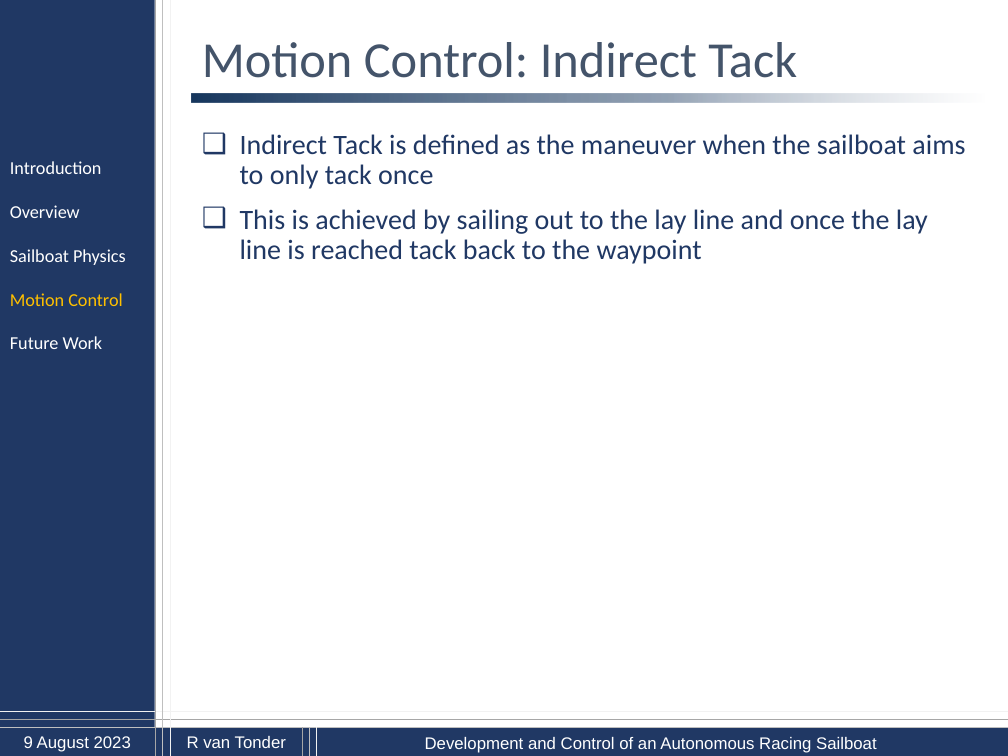
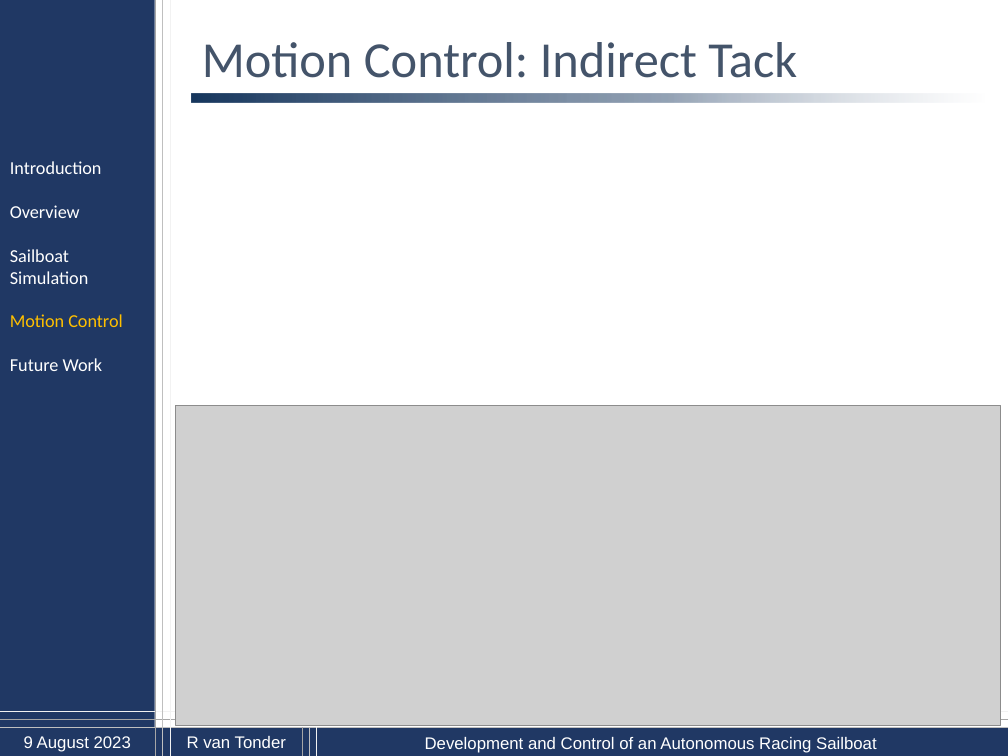
Before and after one commit to 22569596/MEng, a slide deck: slide 29 of Presentations/sailboat_Slides.pptx (slide 27 before the commit). Drawn at 1008x756 pixels with LibreOffice and Linux fonts; fonts in the diff are those of the drawing; grey boxes stand for pictures; background and template pictures are left out. Boxes give left, top, right and bottom in pixels: in the first picture for what was removed or moved away, otherwise in the second. Text is boxed around its words. In the diff, an @@ line names an element or a change of style, - is before the commit and + after.

Commit message:
Added to direck and indirect Tack

```diff
--- a/Presentations/sailboat_Slides.pptx
+++ b/Presentations/sailboat_Slides.pptx
@@ text removed at bbox=[240, 134, 965, 264] @@
-❑ Indirect Tack is defined as the maneuver when the sailboat aims to only tack once
-❑ This is achieved by sailing out to the lay line and once the lay line is reached tack back to the waypoint
@@ text at bbox=[10, 249, 88, 284]: text changed @@
-Sailboat Physics
+Sailboat Simulation
@@ picture added at bbox=[175, 405, 1001, 726] @@
```
Also in this commit, not shown: 25 other slides changed, 2 slides added.
